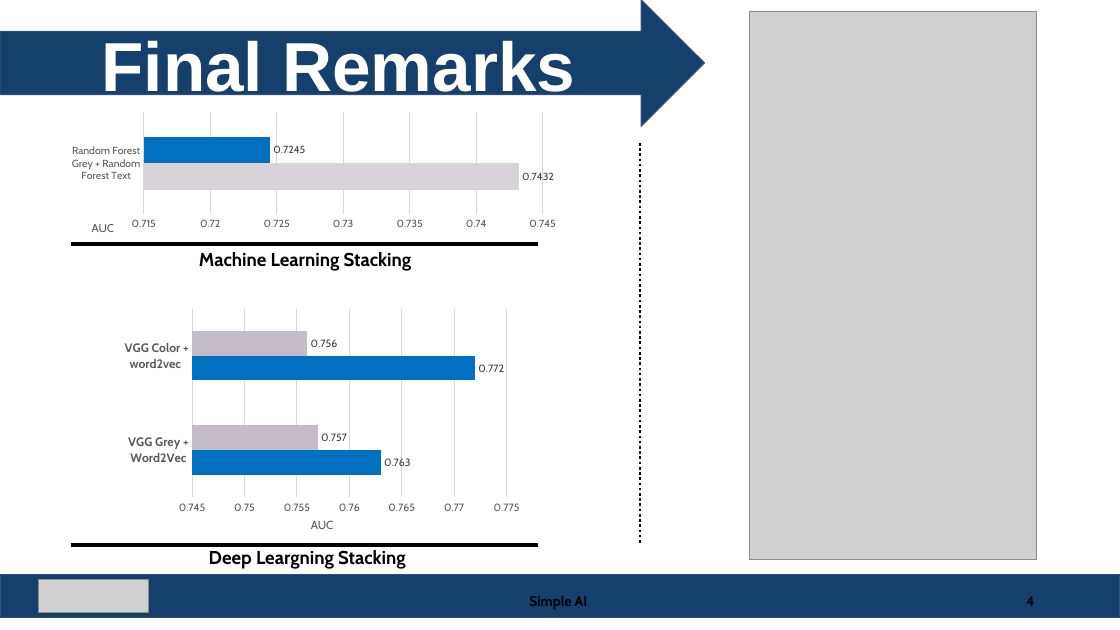
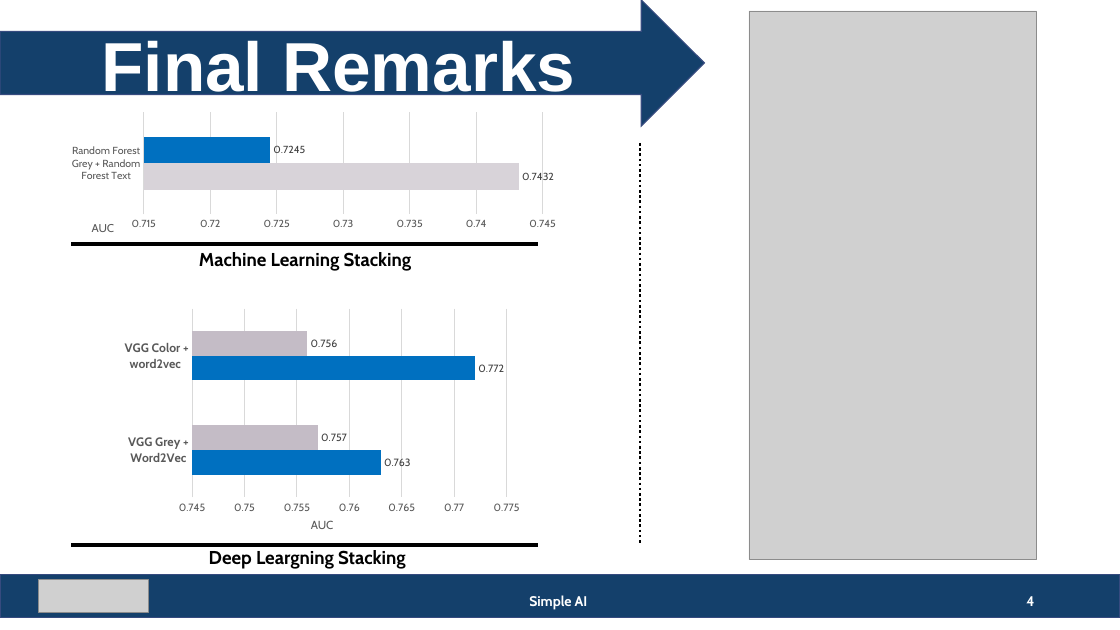
Before and after one commit to castellwhite/MoviesClassification, a slide deck: slide 4 of Presentation/Simple AI-Pro.pptx. Drawn at 1120x630 pixels with LibreOffice and Linux fonts; fonts in the diff are those of the drawing; grey boxes stand for pictures. Boxes give left, top, right and bottom in pixels: in the first picture for what was removed or moved away, otherwise in the second. Text is boxed around its words. In the diff, an @@ line names an element or a change of style, - is before the commit and + after.

```diff
--- a/Presentation/Simple AI-Pro.pptx
+++ b/Presentation/Simple AI-Pro.pptx
@@ text "Simple AI" at [529, 595, 588, 610]: text colour #000000 to #FFFFFF @@
@@ text "4" at [1026, 596, 1034, 606]: text colour #000000 to #FFFFFF @@
```
Also in this commit, not shown: 3 other slides changed, 1 other file.
